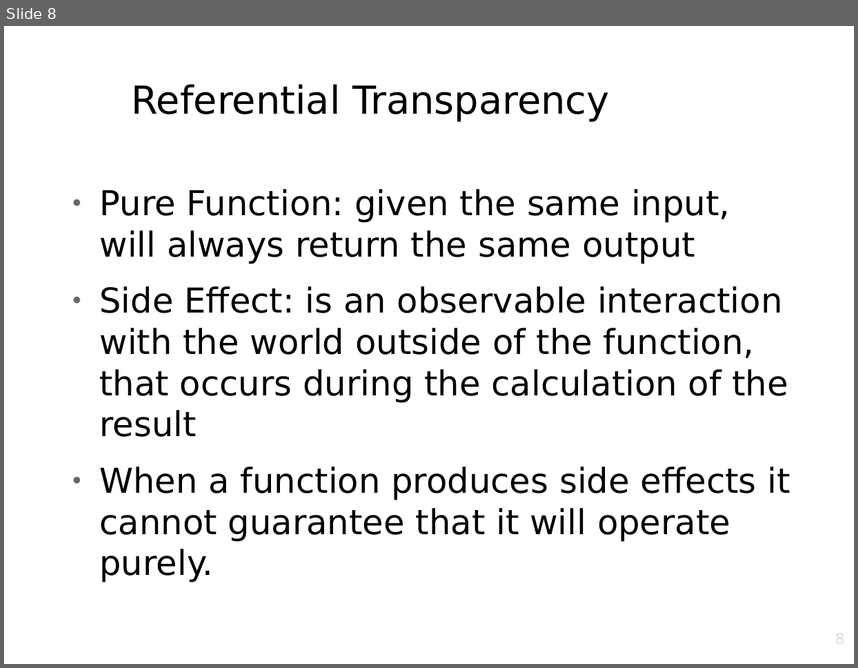
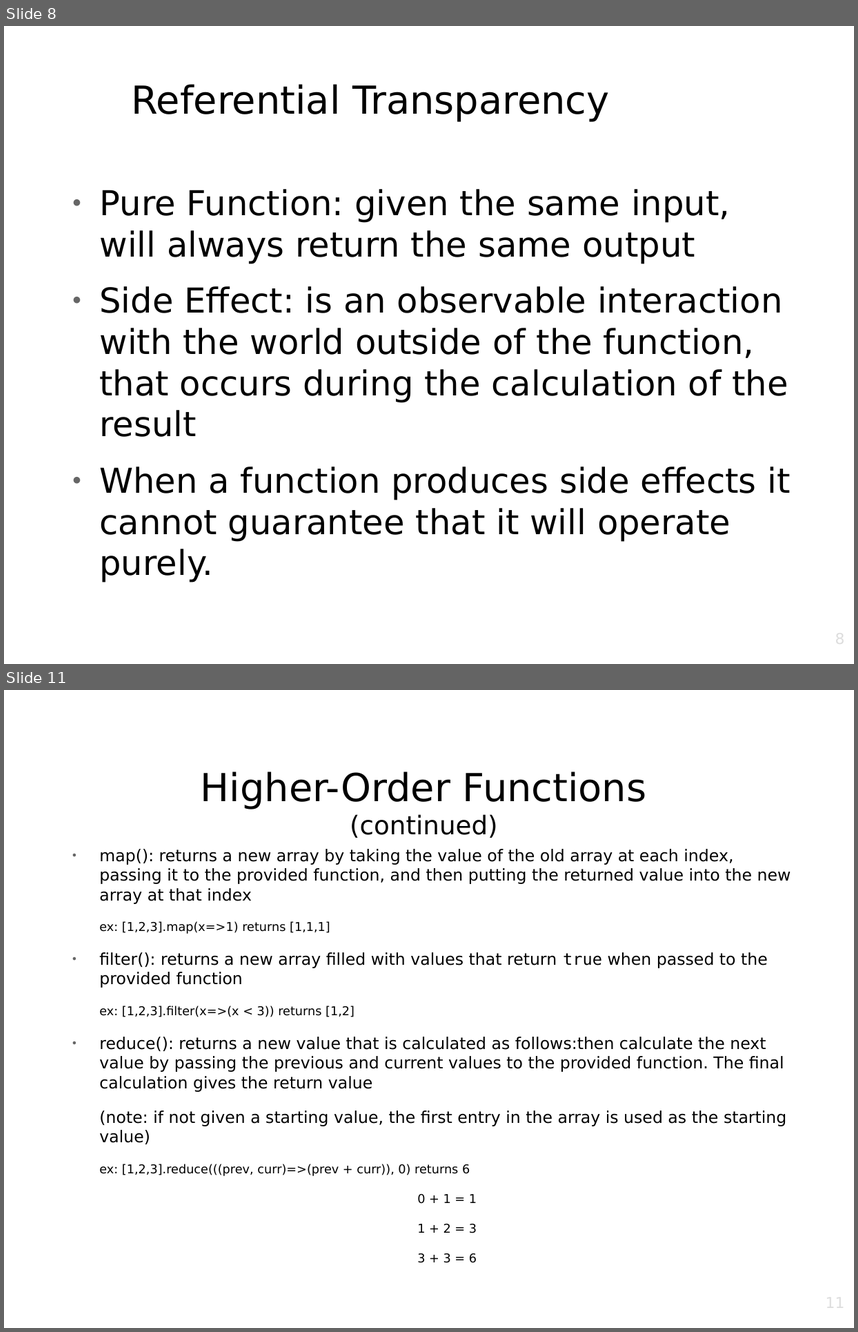
Before and after one commit to AdamStephenNorth/Functional-Programming-Lectures, a slide deck: LessonOne_Overview.odp. Shown one above the other, each under a label of ours: slide 8 before the commit, slides 8 and 11 after it; the slides between them are not shown. The pictures are 858x668 and 858x1332 pixels, drawn with LibreOffice and Linux fonts; fonts in the diff are those of the drawing; background and template pictures are left out. Boxes give left, top, right and bottom in pixels: in the first picture for what was removed or moved away, otherwise in the second. Text is boxed around its words. In the diff, an @@ line names an element or a change of style, - is before the commit and + after.

Commit message:
Lesson One completed, background slides fixed. TODO Start on Lecture Two

```diff
--- a/LessonOne_Overview.odp
+++ b/LessonOne_Overview.odp
@@ slide 11 added at bbox=[4, 690, 854, 1328], background picture (left out) @@
@@ title added at bbox=[201, 771, 646, 838], 36 pt, text #000000 @@
+Higher-Order Functions
+(continued)
@@ text added at bbox=[99, 849, 791, 1203], 15.2 pt, text #000000 @@
+● map(): returns a new array by taking the value of the old array at each index, passing it to the provided function, and then putting the returned value into the new array at that index
+ex: [1,2,3].map(x=>1) returns [1,1,1]
+● filter(): returns a new array filled with values that return true when passed to the provided function
+ex: [1,2,3].filter(x=>(x < 3)) returns [1,2]
+● reduce(): returns a new value that is calculated as follows:then calculate the next value by passing the previous and current values to the provided function. The final calculation gives the return value
+(note: if not given a starting value, the first entry in the array is used as the starting value)
+ex: [1,2,3].reduce(((prev, curr)=>(prev + curr)), 0) returns 6
+0 + 1 = 1
+1 + 2 = 3
+3 + 3 = 6
@@ page number added at bbox=[647, 1293, 846, 1328], 14 pt, text #DDDDDD @@
+11
```
Also in this commit, not shown: 8 slides changed, 3 other slides added, 3 slides removed.
